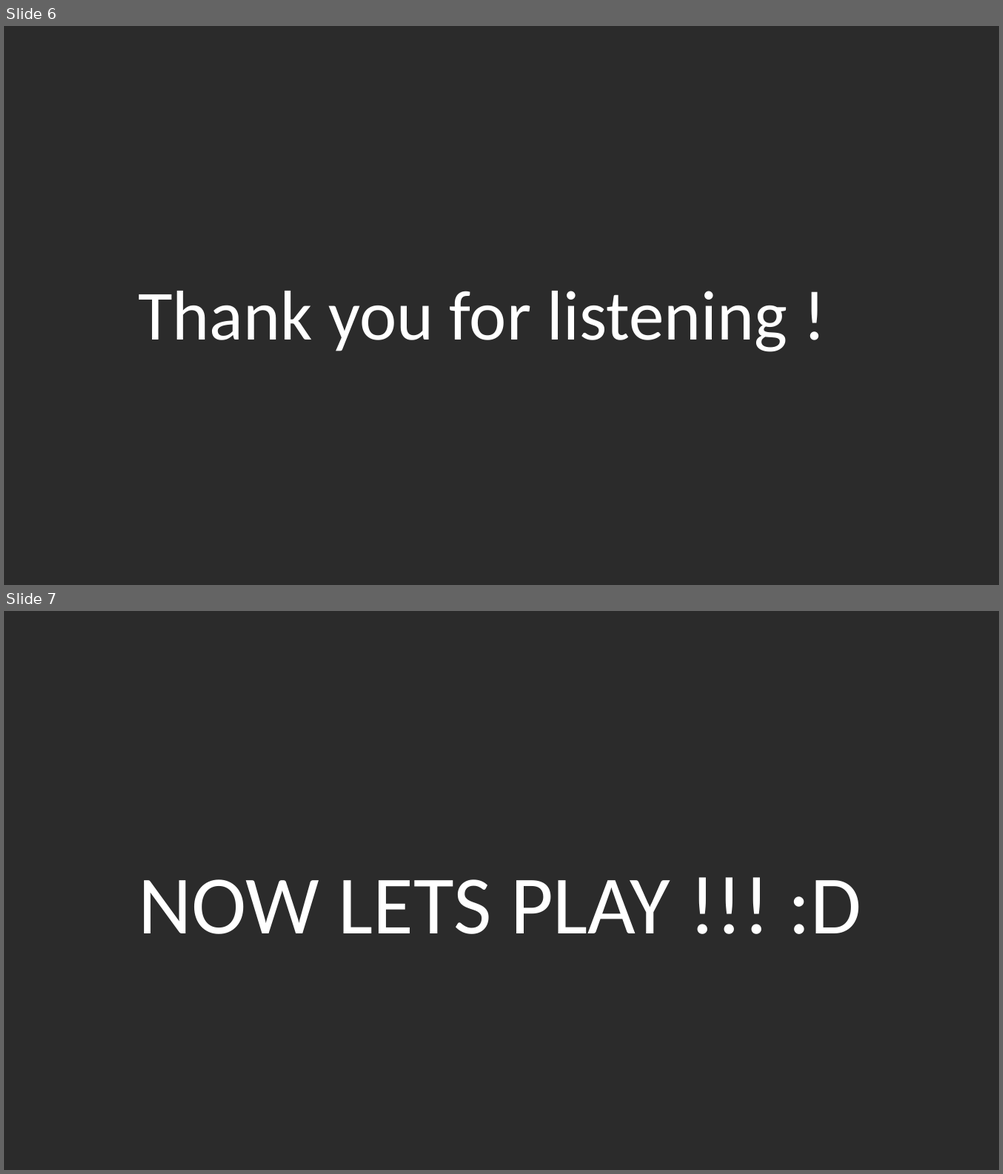
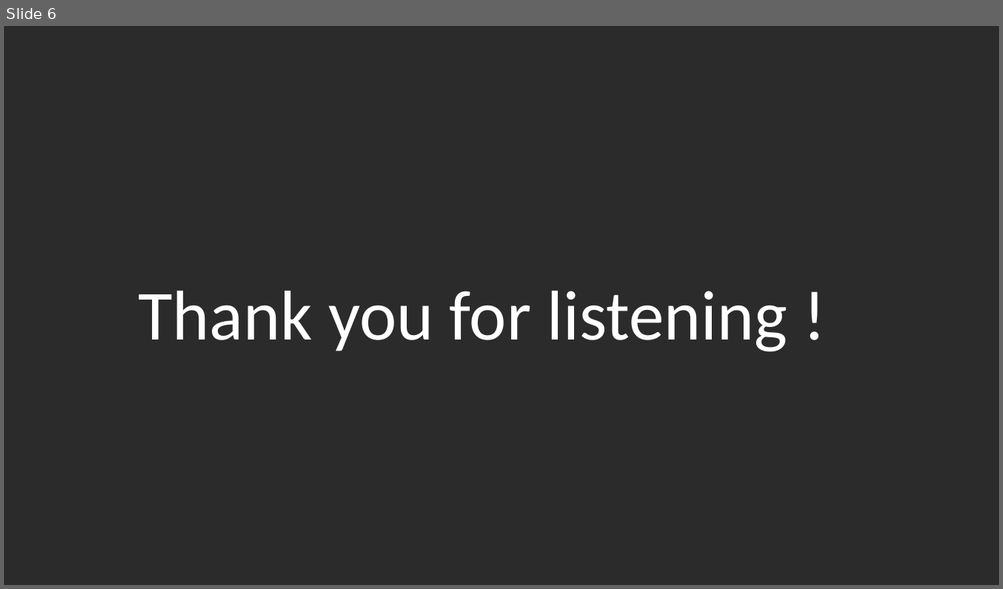
Before and after one commit to SStyles93/SAE921-GPR4100-CPlusPlus-Class-SStyles-Box2D-ToTheMoon, a slide deck: To the Moon and back.pptx. Shown one above the other, each under a label of ours: slides 6 and 7 before the commit, slide 6 after it. The pictures are 1003x1174 and 1003x589 pixels, drawn with LibreOffice and Linux fonts; fonts in the diff are those of the drawing; background and template pictures are left out; a plain dark background stands for a picture behind light text. Boxes give left, top, right and bottom in pixels: in the first picture for what was removed or moved away, otherwise in the second. Text is boxed around its words. In the diff, an @@ line names an element or a change of style, - is before the commit and + after.

```diff
--- a/To the Moon and back.pptx
+++ b/To the Moon and back.pptx
@@ slide 7 removed at [4, 611, 999, 1170], background picture (left out) @@
@@ subtitle removed at [139, 880, 862, 934] @@
-NOW LETS PLAY !!! :D
```
Also in this commit, not shown: 5 slides changed, 1 slide added, 14 other files.
